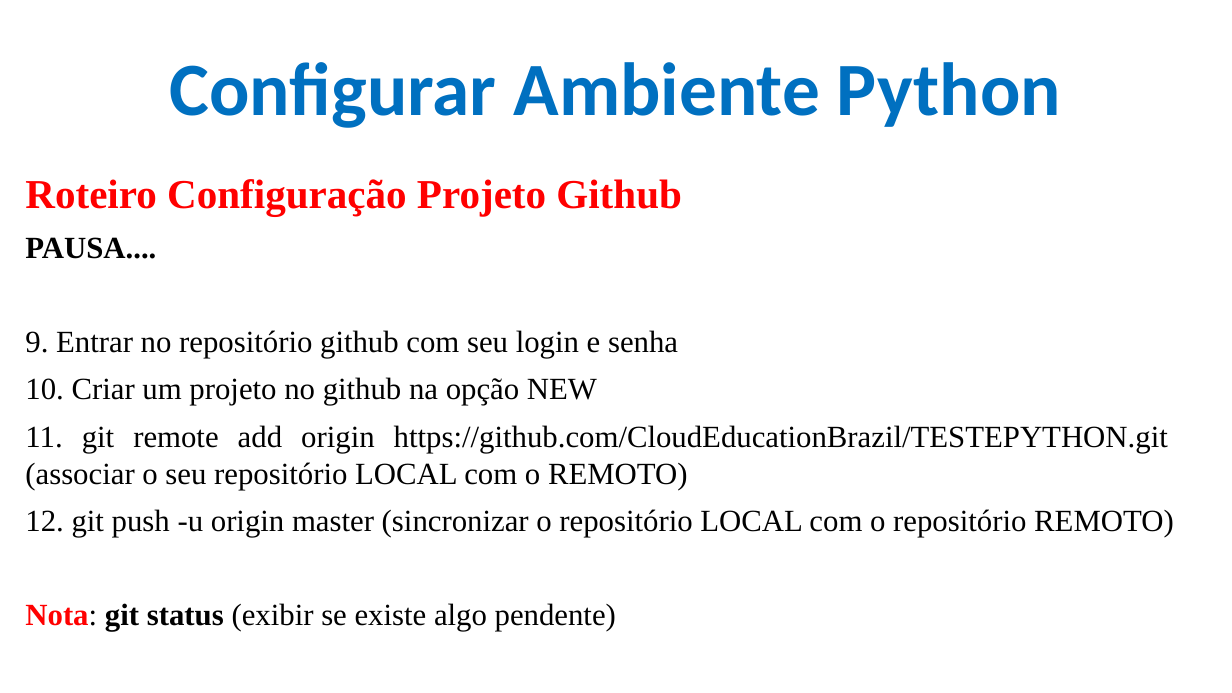
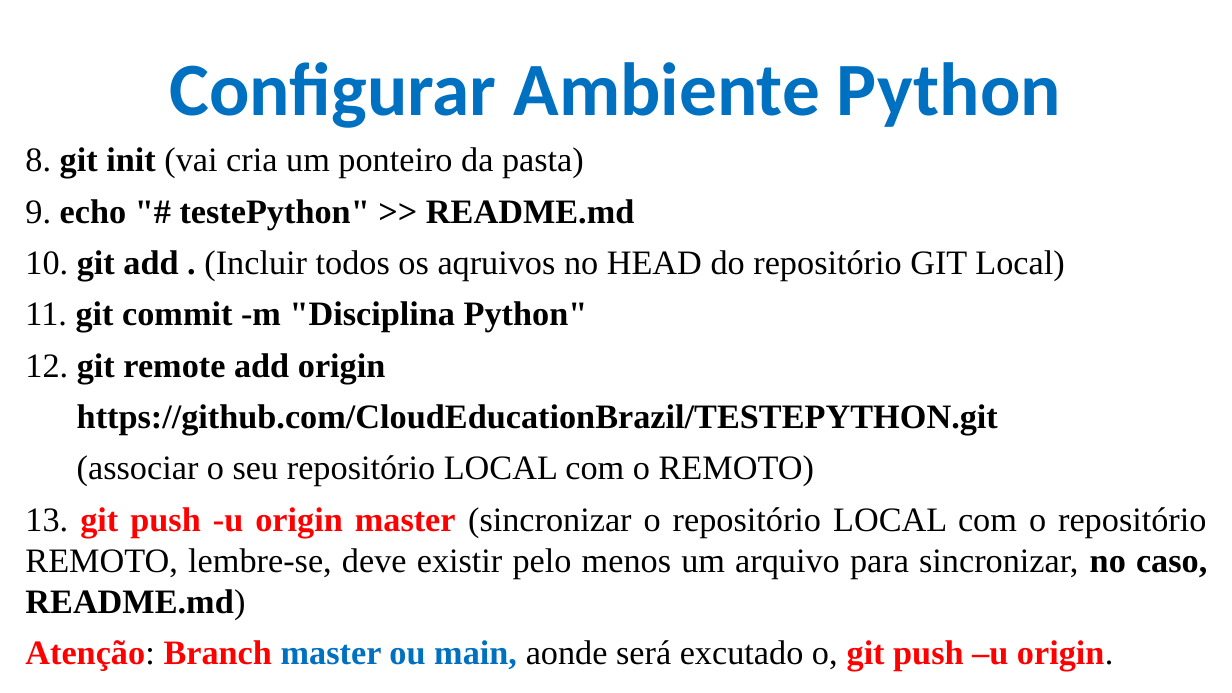
Before and after one commit to CloudEducationBrazil/WydenPythonParadigmas, a slide deck: slide 13 of 01 Classes/Aula 01 02 03 Programação Python.pptx. Drawn at 1232x693 pixels with LibreOffice and Linux fonts; fonts in the diff are those of the drawing; background and template pictures are left out. Boxes give left, top, right and bottom in pixels: in the first picture for what was removed or moved away, otherwise in the second. Text is boxed around its words. In the diff, an @@ line names an element or a change of style, - is before the commit and + after.

```diff
--- a/01 Classes/Aula 01 02 03 Programação Python.pptx
+++ b/01 Classes/Aula 01 02 03 Programação Python.pptx
@@ text at [25,147,1207,671]: text changed; size 18 to 20 pt @@
-Roteiro Configuração Projeto Github
-PAUSA....
-9. Entrar no repositório github com seu login e senha
-10. Criar um projeto no github na opção NEW
-11. git remote add origin https://github.com/CloudEducationBrazil/TESTEPYTHON.git (associar o seu repositório LOCAL com o REMOTO)
-12. git push -u origin master (sincronizar o repositório LOCAL com o repositório REMOTO)
-Nota: git status (exibir se existe algo pendente)
+8. git init (vai cria um ponteiro da pasta)
+9. echo "# testePython" >> README.md
+10. git add . (Incluir todos os aqruivos no HEAD do repositório GIT Local)
+11. git commit -m "Disciplina Python"
+12. git remote add origin
+https://github.com/CloudEducationBrazil/TESTEPYTHON.git
+(associar o seu repositório LOCAL com o REMOTO)
+13. git push -u origin master (sincronizar o repositório LOCAL com o repositório REMOTO, lembre-se, deve existir pelo menos um arquivo para sincronizar, no caso, README.md)
+Atenção: Branch master ou main, aonde será excutado o, git push –u origin.
```
Also in this commit, not shown: 2 other slides changed.
